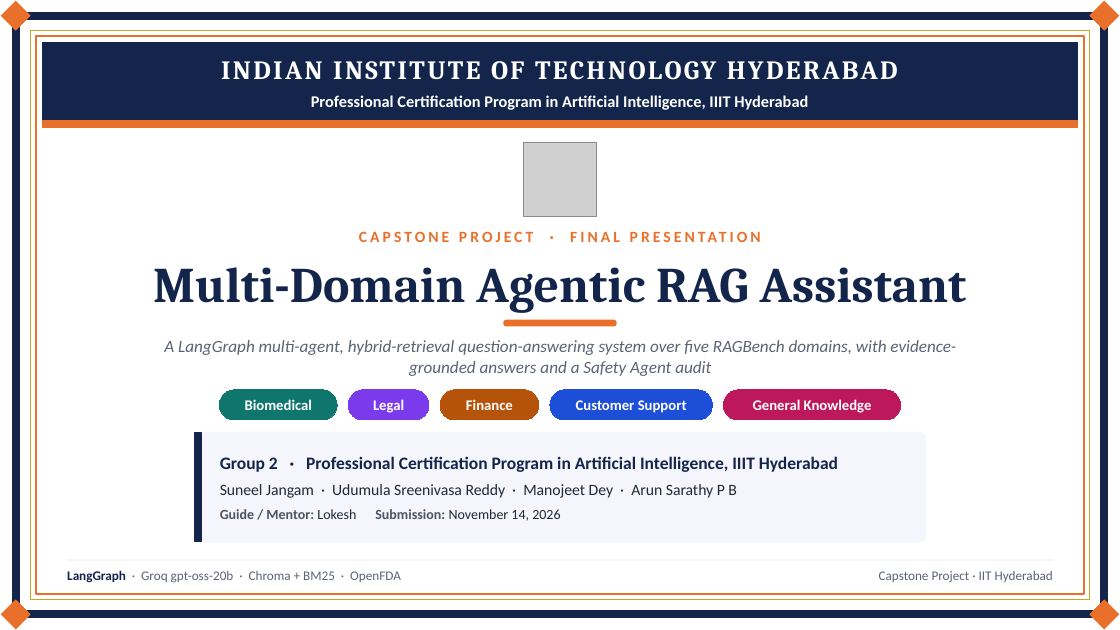
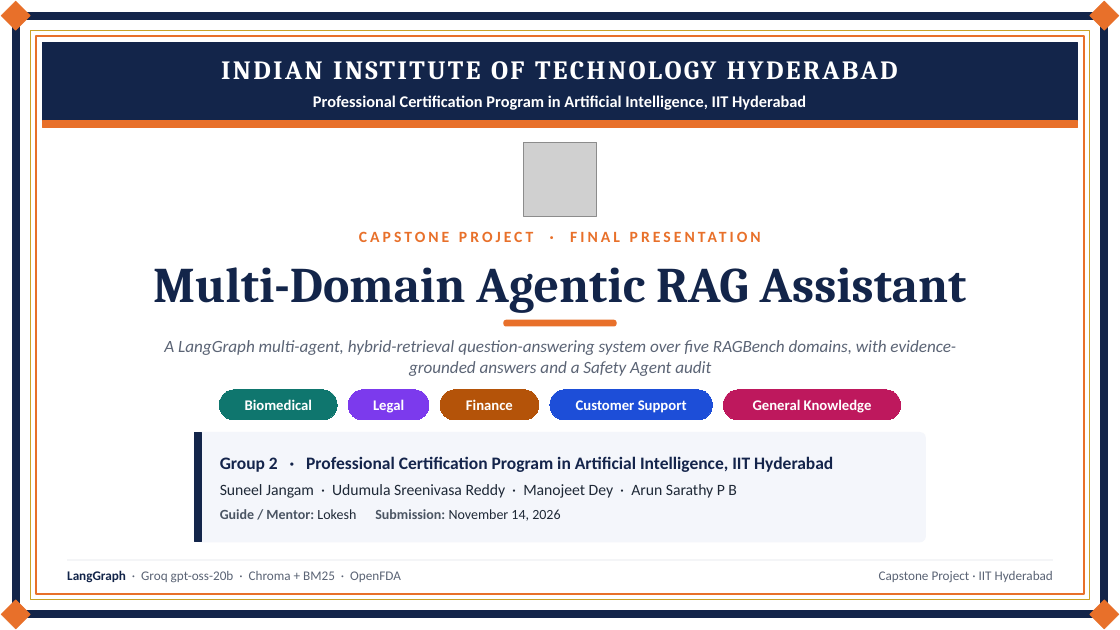
Before and after one commit to suneel130588-art/IITH_MultiDomain_RAG_Agents_Project_Group_2, a slide deck: slide 1 of docs/MultiDomain_RAG_Agents_Project_Presentation.pptx. Drawn at 1120x630 pixels with LibreOffice and Linux fonts; fonts in the diff are those of the drawing; grey boxes stand for pictures. Boxes give left, top, right and bottom in pixels: in the first picture for what was removed or moved away, otherwise in the second. Text is boxed around its words. In the diff, an @@ line names an element or a change of style, - is before the commit and + after.

Commit message:
Use IIT Hyderabad (not IIIT) on the presentation slides 1 and 22 and the report cover

```diff
--- a/docs/MultiDomain_RAG_Agents_Project_Presentation.pptx
+++ b/docs/MultiDomain_RAG_Agents_Project_Presentation.pptx
@@ text at (x1=313, y1=95, x2=806, y2=110): text changed @@
-Professional Certification Program in Artificial Intelligence, IIIT Hyderabad
+Professional Certification Program in Artificial Intelligence, IIT Hyderabad
@@ text at (x1=220, y1=456, x2=833, y2=472): text changed @@
-Group 2 · Professional Certification Program in Artificial Intelligence, IIIT Hyderabad
+Group 2 · Professional Certification Program in Artificial Intelligence, IIT Hyderabad
```
Also in this commit, not shown: 1 other slide changed, 1 other file.
